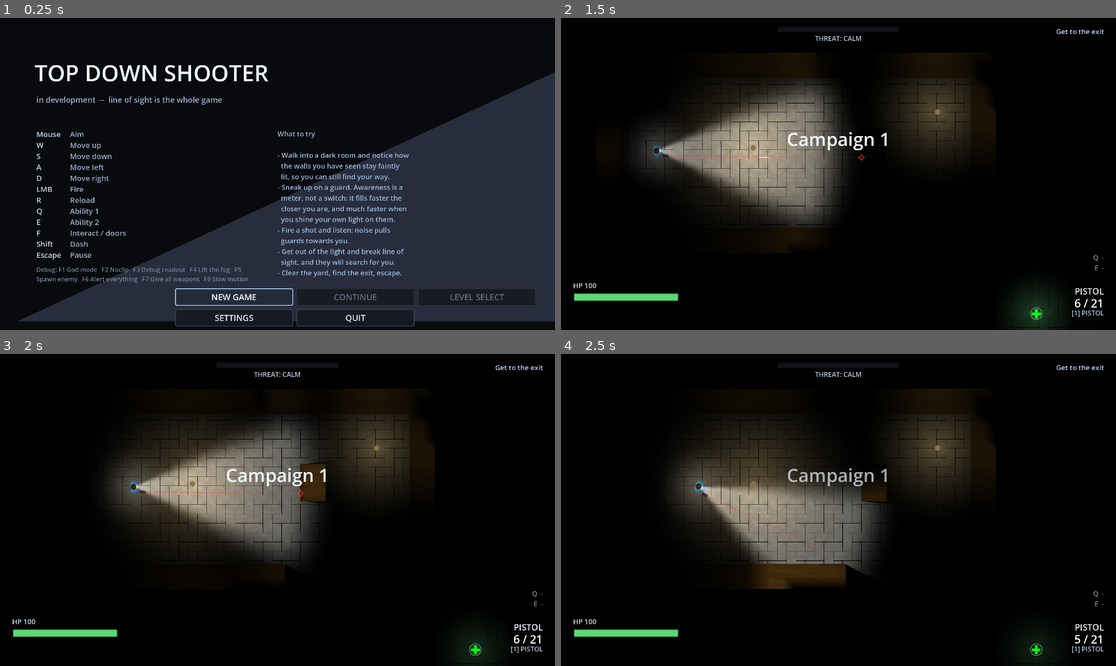
Above: before the commit, frames 1-4 (two rows, left to right).
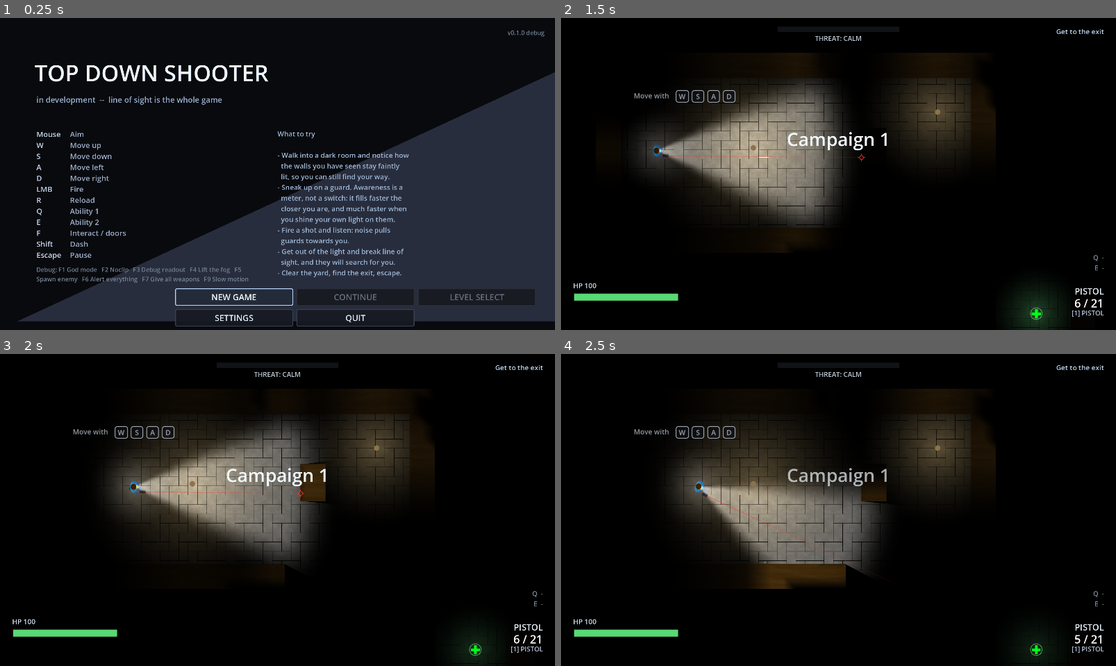
Above: after the commit, the same moments.

Repository: ThunderComplex/irregoulash
Game: Godot game, scene res://src/ui/title_screen.tscn
Two runs of this game, one before a commit and one after it. Both use one fixed random seed, a clock stepped at 60 frames per second and the inputs below.
Inputs (mouse positions are in pixels of both pictures, inside the frame that each line leads up to):
- Up to frame 1 (0.25 s): no input
- Up to frame 2 (1.5 s): click "NEW GAME" at 0.5 s; tap Enter (ui_accept) at 1.25 s; move the mouse to (960, 158) at 1.27 s; press the mouse at (960, 158) at 1.28 s; hold D (move_right) from 1.28 s (still down)
- Up to frame 3 (2 s): keep holding D (move_right); tap Enter (ui_accept) at 1.52 s; tap F (interact) at 1.55 s
- Up to frame 4 (2.5 s): release D (move_right) at 2 s; release the mouse at (960, 494) at 2 s; drag from (727, 525) to (1038, 650) at 2.02 s

The runs differ from the first frame. In frame 1, less than 0.1% of the frame differs, in the area x 91-99%, y 4-7%; in frame 2, 0.2%, in the area x 13-32%, y 22-28%; in frame 3, 0.2%; in frame 4, 0.2%.

Commit message:
hints and release blockers

Diff:
--- a/dev/probe.gd
+++ b/dev/probe.gd
@@ -1306,6 +1306,28 @@
 	## from its centre -- the old way (along the aim, from the muzzle in the right hand) and the new
 	## (from the muzzle to the aim point) -- where the aim line's crosshair lands, and whether shots
 	## actually hit. Run against `dev/surface_lab.tscn`.
+	## Floor hints: a FloorText and KeyHints near the player, one far out in the dark, then the same with
+	## Interact rebound to E. Also checks the binding rules: no F-keys for game actions, no cheats in the
+	## Controls list. Run against `dev/surface_lab.tscn`.
+	"floor_hints": [
+		{
+			"god": true,
+			"zoom": 1.5,
+			"spawn_hints": true,
+			"wait": 0.4,
+			"binding_rules_report": true,
+			"shot": "floor_hints_01",
+		},
+		{
+			"rebind_interact_e": true,
+			"wait": 0.2,
+			"shot": "floor_hints_02_rebound",
+		},
+		{
+			"reset_bindings": true,
+			"wait": 0.1,
+		},
+	],
 	"aim_line": [
 		{
 			"god": true,
@@ -4209,6 +4231,45 @@
 					spawned.name = "Probe_" + key.replace("/", "_")
 					GameDirector.spawn_parent().add_child(spawned)
 					spawned.global_position = near.global_position + step["spawn_archetypes"][key]
+		if step.has("spawn_hints"):
+			var at: Player = GameDirector.valid_player()
+			if at != null:
+				var sign_ := (load("res://src/levels/hints/floor_text.tscn") as PackedScene).instantiate() as FloorText
+				sign_.text = "Lights off.
+Stay out of their sight."
+				GameDirector.current_level.add_child(sign_)
+				sign_.global_position = at.global_position + Vector2(0.0, -90.0)
+				var hint := (load("res://src/levels/hints/key_hint.tscn") as PackedScene).instantiate() as KeyHint
+				hint.action = "interact"
+				hint.text = "Open doors"
+				GameDirector.current_level.add_child(hint)
+				hint.global_position = at.global_position + Vector2(0.0, 70.0)
+				var fire_hint := KeyHint.new()
+				fire_hint.action = "fire"
+				fire_hint.text = "Shoot"
+				GameDirector.current_level.add_child(fire_hint)
+				fire_hint.global_position = at.global_position + Vector2(-260.0, 110.0)
+				var dark := FloorText.new()
+				dark.text = "out here in the dark"
+				GameDirector.current_level.add_child(dark)
+				dark.global_position = at.global_position + Vector2(-300.0, -160.0)
+		if step.has("binding_rules_report"):
+			var before: String = GameInput.describe_action("interact")
+			var f5 := InputEventKey.new()
+			f5.physical_keycode = KEY_F5
+			GameInput.rebind("interact", f5)
+			print("[probe]   interact before %s, after trying F5: %s (reserved=%s)" % [before,
+				GameInput.describe_action("interact"), GameInput.is_reserved(f5)])
+			print("[probe]   controls groups: %s; cheats enabled: %s" % [str(GameInput.groups()),
+				GameInput.cheats_enabled()])
+			print("[probe]   version: %s" % BuildInfo.version_text())
+		if step.has("rebind_interact_e"):
+			var e := InputEventKey.new()
+			e.physical_keycode = KEY_E
+			GameInput.rebind("interact", e)
+			print("[probe]   interact now %s" % GameInput.describe_action("interact"))
+		if step.has("reset_bindings"):
+			GameInput.reset_action("interact")
 		if step.has("spawn_enemies"):
 			var level: Node = GameDirector.current_level
 			if level != null and level.has_method("debug_spawn_enemy"):
--- a/project.godot
+++ b/project.godot
@@ -11,6 +11,7 @@
 [application]
 
 config/name="topdown-shooter"
+config/version="0.1.0"
 run/main_scene="res://src/ui/title_screen.tscn"
 config/features=PackedStringArray("4.7", "Forward Plus")
 config/icon="res://icon.svg"
--- a/src/autoload/game_director.gd
+++ b/src/autoload/game_director.gd
@@ -63,6 +63,9 @@
 func _maybe_spawn_dev_probe() -> void:
 	for arg: String in OS.get_cmdline_user_args():
 		if arg.begins_with("--probe"):
+			# Release exports leave `dev/` out (see the export filters), so this finds nothing there.
+			if not ResourceLoader.exists("res://dev/probe.gd"):
+				return
 			var script := load("res://dev/probe.gd") as GDScript
 			if script == null:
 				return
@@ -377,6 +380,9 @@
 	if run_active and event.is_action_pressed(&"pause"):
 		toggle_pause()
 		get_viewport().set_input_as_handled()
+	elif not GameInput.cheats_enabled():
+		# Belt and braces: a release build has no keys on the cheats either (see `GameInput._apply`).
+		return
 	elif event.is_action_pressed(&"debug_god"):
 		god_mode = not god_mode
 		announce_message("God mode %s" % ("ON" if god_mode else "off"), Color(1, 0.8, 0.3))
--- a/src/autoload/game_input.gd
+++ b/src/autoload/game_input.gd
@@ -23,7 +23,8 @@
 const BINDINGS_FILE: String = "bindings.cfg"
 
 ## How every action is presented, in display order. `group` is the section heading in the rebinding UI.
-## Debug actions share the same machinery: they are simply their own group, hidden outside debug builds.
+## Debug actions (the cheats) share the same machinery but are their own group: never listed for
+## rebinding, and with no events at all outside a debug build -- see `cheats_enabled`.
 const META: Dictionary = {
 	"move_up": {"label": "Move up", "group": "Movement"},
 	"move_down": {"label": "Move down", "group": "Movement"},
@@ -131,6 +132,12 @@
 	"debug_slowmo": [{"type": "key", "code": KEY_F9}],
 }
 
+const DEBUG_GROUP: String = "Debug"
+## Function keys belong to the debug keys. No other action may be bound to one, in any build, so a
+## cheat can never share a key with a game action and the defaults never have to move.
+const RESERVED_KEY_FIRST: Key = KEY_F1
+const RESERVED_KEY_LAST: Key = KEY_F12
+
 ## Actions the title screen lists. A subset: the HUD already shows the weapon slots, and the debug keys
 ## only appear in a debug build. Aim is not an action (yet) -- it follows the mouse.
 const TITLE_ACTIONS: Array[String] = [
@@ -271,8 +278,11 @@
 ## Replaces one action's bindings with `events` outright. Used by tools and tests; the menu uses
 ## `rebind()`, which keeps the other device's bindings.
 func set_action_events(action: String, events: Array[InputEvent]) -> void:
-	if not META.has(action):
-		return
+	if not META.has(action) or is_debug_action(action):
+		return
+	for event: InputEvent in events:
+		if is_reserved(event):
+			return
 	var specs: Array = _specs_from_events(events)
 	if specs.is_empty():
 		return
@@ -289,7 +299,7 @@
 ## mouse away from Fire when a pad player moves it to a face button, and take the pad away from a
 ## keyboard player who presses a key. One action, one binding per device, is the rule the menu shows.
 func rebind(action: String, event: InputEvent) -> void:
-	if not META.has(action):
+	if not META.has(action) or is_debug_action(action) or is_reserved(event):
 		return
 	var new_spec: Dictionary = spec_from_event(event)
 	if new_spec.is_empty():
@@ -345,6 +355,10 @@
 	if InputMap.has_action(action):
 		InputMap.erase_action(action)
 	InputMap.add_action(action, 0.25)
+	# A release build still has the cheat actions, so code asking about them stays valid, but nothing
+	# can trigger them.
+	if is_debug_action(action) and not cheats_enabled():
+		return
 	for spec: Variant in specs:
 		if not (spec is Dictionary):
 			continue
@@ -370,6 +384,30 @@
 				if events_match(candidate, existing):
 					return other
 	return ""
+
+
+## Cheats only exist in debug builds (the editor, and debug exports). A release export has the actions
+## but no keys on them, and `GameDirector` ignores them too.
+func cheats_enabled() -> bool:
+	return OS.is_debug_build()
+
+
+static func is_debug_action(action: String) -> bool:
+	return String((META.get(action, {}) as Dictionary).get("group", "")) == DEBUG_GROUP
+
+
+## True for a key no game action may use (F1-F12, which belong to the debug keys).
+func is_reserved(event: InputEvent) -> bool:
+	if not (event is InputEventKey):
+		return false
+	var key: InputEventKey = event
+	var code: Key = key.physical_keycode if key.physical_keycode != KEY_NONE else key.keycode
+	return code >= RESERVED_KEY_FIRST and code <= RESERVED_KEY_LAST
+
+
+func _spec_reserved(spec: Dictionary) -> bool:
+	var event: InputEvent = event_from_spec(spec)
+	return event != null and is_reserved(event)
 
 
 ## Whether two events would mean the same press. Compared field by field rather than with `is_match`,
@@ -513,13 +551,13 @@
 	return String(meta.get("label", action))
 
 
-## Group headings in display order. Debug is hidden in a release build: those keys exist, but a player
-## has no reason to rebind them and every reason not to be shown them.
+## Group headings in display order, for the rebinding UI. Never the debug group: the cheats keep their
+## fixed F-keys and are not the player's to move.
 func groups() -> Array[String]:
 	var out: Array[String] = []
 	for action: String in META:
 		var group: String = String((META[action] as Dictionary).get("group", ""))
-		if group == "Debug" and not OS.is_debug_build():
+		if group == DEBUG_GROUP:
 			continue
 		if not out.has(group):
 			out.append(group)
@@ -546,7 +584,7 @@
 ## The debug keys on one line, so the title screen can mention them without a nine-row table.
 func debug_short_text() -> String:
 	var parts: Array[String] = []
-	for action: String in actions_in("Debug"):
+	for action: String in actions_in(DEBUG_GROUP):
 		parts.append("%s %s" % [describe_action(action), action_label(action)])
 	return "   ".join(parts)
 
@@ -579,14 +617,15 @@
 	if config.load(BINDINGS_PATH) != OK:
 		return
 	for action: String in META:
-		if not config.has_section_key("bindings", action):
+		if is_debug_action(action) or not config.has_section_key("bindings", action):
 			continue
 		var stored: Variant = config.get_value("bindings", action, [])
 		if not (stored is Array):
 			continue
 		var specs: Array = []
 		for entry: Variant in stored:
-			if entry is Dictionary and event_from_spec(entry) != null:
+			# A function key saved before they were reserved falls back to the default.
+			if entry is Dictionary and event_from_spec(entry) != null and not _spec_reserved(entry):
 				specs.append(entry)
 		if not specs.is_empty():
 			_overrides[action] = specs
--- /dev/null
+++ b/src/common/build_info.gd
@@ -0,0 +1,18 @@
+class_name BuildInfo
+## The build's version, as testers should quote it in feedback.
+##
+## The number lives in Project Settings > Application > Config > Version (`application/config/version`).
+## The Windows export reads the same setting for the exe's file and product version (its own fields are
+## left empty), so bumping it once before an export updates the exe, the title screen and the pause menu.
+
+const FALLBACK: String = "0.0.0"
+
+
+static func version() -> String:
+	var value: String = String(ProjectSettings.get_setting("application/config/version", ""))
+	return value if not value.is_empty() else FALLBACK
+
+
+## "v0.1.0", plus "debug" for a debug build, so a report from an editor run can't pass for a release.
+static func version_text() -> String:
+	return "v%s%s" % [version(), "" if not OS.is_debug_build() else " debug"]
--- /dev/null
+++ b/src/levels/hints/floor_text.gd
@@ -0,0 +1,72 @@
+@tool
+class_name FloorText
+extends Node2D
+## Text painted on the floor: a sign, a tutorial line, a joke. Place it anywhere in a level (Add Child
+## Node > FloorText), type the text in the inspector, rotate and scale it like any node.
+##
+## It is always visible, lit or not: the level's black fog does not hide it, so it can teach the player
+## something before they have seen the room. It sits on the floor -- under pickups, actors and walls --
+## so anything standing on it covers it, the way real floor paint would.
+##
+## See `KeyHint` for a line that shows the key bound to an action.
+
+## The text. Several lines are fine; each is centred on the node.
+@export_multiline var text: String = "Text":
+	set(value):
+		text = value
+		queue_redraw()
+@export_range(6, 96, 1) var font_size: int = 18:
+	set(value):
+		font_size = value
+		queue_redraw()
+## Translucent by default, so it reads as paint on the floor rather than as a HUD element.
+@export var color: Color = Color(0.82, 0.86, 0.92, 0.7):
+	set(value):
+		color = value
+		queue_redraw()
+## A dark edge around the letters, so the text reads on any floor texture. 0 for none.
+@export_range(0, 16, 1) var outline_size: int = 4:
+	set(value):
+		outline_size = value
+		queue_redraw()
+@export var outline_color: Color = Color(0.0, 0.0, 0.0, 0.55):
+	set(value):
+		outline_color = value
+		queue_redraw()
+
+
+func _ready() -> void:
+	setup_floor_canvas(self)
+
+
+## The draw settings both floor hints share: on the floor's depth, and unaffected by the fog.
+static func setup_floor_canvas(item: CanvasItem) -> void:
+	item.z_as_relative = false
+	# Above decals (blood is painted on the floor too, and should not hide a hint), below pickups and
+	# everything that moves.
+	item.z_index = Layers.Z_DECAL + 1
+	var unshaded := CanvasItemMaterial.new()
+	unshaded.light_mode = CanvasItemMaterial.LIGHT_MODE_UNSHADED
+	item.material = unshaded
+
+
+func _draw() -> void:
+	draw_centered_lines(self, text, font_size, color, outline_size, outline_color, Vector2.ZERO)
+
+
+## Draws `text` line by line, each line centred horizontally on `center.x`, the whole block centred
+## vertically on `center.y`.
+static func draw_centered_lines(item: CanvasItem, text_: String, size: int, fill: Color, outline: int,
+		outline_fill: Color, center: Vector2) -> void:
+	var font: Font = ThemeDB.fallback_font
+	var lines: PackedStringArray = text_.split("\n")
+	var line_height: float = font.get_height(size)
+	var top: float = center.y - line_height * float(lines.size()) * 0.5
+	for i: int in lines.size():
+		var line: String = lines[i]
+		var width: float = font.get_string_size(line, HORIZONTAL_ALIGNMENT_LEFT, -1, size).x
+		var baseline := Vector2(center.x - width * 0.5, top + line_height * float(i) + font.get_ascent(size))
+		if outline > 0:
+			item.draw_string_outline(font, baseline, line, HORIZONTAL_ALIGNMENT_LEFT, -1, size, outline,
+				outline_fill)
+		item.draw_string(font, baseline, line, HORIZONTAL_ALIGNMENT_LEFT, -1, size, fill)
--- /dev/null
+++ b/src/levels/hints/floor_text.tscn
@@ -0,0 +1,6 @@
+[gd_scene format=3]
+
+[ext_resource type="Script" uid="uid://bbvpbc4bswg7t" path="res://src/levels/hints/floor_text.gd" id="1_floor_text"]
+
+[node name="FloorText" type="Node2D"]
+script = ExtResource("1_floor_text")
--- /dev/null
+++ b/src/levels/hints/key_hint.gd
@@ -0,0 +1,113 @@
+@tool
+class_name KeyHint
+extends Node2D
+## A key cap painted on the floor, showing whatever the player has bound to an action, with an optional
+## line of text beside it: "[F] Open doors". Pick the action in the inspector; in game the cap shows the
+## player's own binding, and the pad button once they pick up a controller, so a rebind can never leave
+## a hint lying about the keys.
+##
+## In the editor it shows the default keyboard binding. Always visible and drawn on the floor, like
+## `FloorText`.
+
+const GameInputScript: GDScript = preload("res://src/autoload/game_input.gd")
+## Actions not offered in the inspector besides the cheats: the right stick's four directions (aim is
+## the mouse on a keyboard).
+const HIDDEN_ACTIONS: Array[String] = ["aim_left", "aim_right", "aim_up", "aim_down"]
+const CAP_PADDING: Vector2 = Vector2(8.0, 3.0)
+## Space between the cap and the text, in units of the font size.
+const GAP: float = 0.55
+
+## The action whose key is shown (the list in the inspector is `GameInput.META`).
+@export var action: String = "interact":
+	set(value):
+		action = value
+		queue_redraw()
+## Shown to the right of the key cap. Empty for the cap alone.
+@export var text: String = "":
+	set(value):
+		text = value
+		queue_redraw()
+@export_range(6, 96, 1) var font_size: int = 18:
+	set(value):
+		font_size = value
+		queue_redraw()
+## The text, the key's name and the cap's border.
+@export var color: Color = Color(0.82, 0.86, 0.92, 0.75):
+	set(value):
+		color = value
+		queue_redraw()
+## The cap's fill.
+@export var cap_color: Color = Color(0.05, 0.06, 0.08, 0.6):
+	set(value):
+		cap_color = value
+		queue_redraw()
+@export_range(0, 16, 1) var outline_size: int = 4:
+	set(value):
+		outline_size = value
+		queue_redraw()
+@export var outline_color: Color = Color(0.0, 0.0, 0.0, 0.55):
+	set(value):
+		outline_color = value
+		queue_redraw()
+
+
+func _validate_property(property: Dictionary) -> void:
+	if property.name == "action":
+		var names: PackedStringArray = []
+		for name_: String in GameInputScript.META:
+			if hint_action(name_):
+				names.append(name_)
+		property.hint = PROPERTY_HINT_ENUM
+		property.hint_string = ",".join(names)
+
+
+static func hint_action(name_: String) -> bool:
+	return not GameInputScript.is_debug_action(name_) and not HIDDEN_ACTIONS.has(name_)
+
+
+func _ready() -> void:
+	FloorText.setup_floor_canvas(self)
+	if Engine.is_editor_hint():
+		return
+	GameInput.bindings_changed.connect(queue_redraw)
+	GameInput.device_changed.connect(func(_gamepad: bool) -> void: queue_redraw())
+
+
+## What the cap says right now: the live binding in game, the default keyboard binding in the editor.
+func key_text() -> String:
+	if not GameInputScript.META.has(action):
+		return "?"
+	if not Engine.is_editor_hint():
+		return GameInput.describe_for_device(action)
+	for spec: Variant in GameInputScript.DEFAULT_SPECS.get(action, []):
+		var event: InputEvent = GameInputScript.event_from_spec(spec)
+		if event is InputEventKey or event is InputEventMouseButton:
+			return GameInputScript.describe(event)
+	return "?"
+
+
+func _draw() -> void:
+	var font: Font = ThemeDB.fallback_font
+	var key: String = key_text()
+	var key_width: float = font.get_string_size(key, HORIZONTAL_ALIGNMENT_LEFT, -1, font_size).x
+	var cap_height: float = font.get_height(font_size) + CAP_PADDING.y * 2.0
+	# A single letter gets a square cap; "Space" and "LMB" stretch it.
+	var cap_width: float = maxf(key_width + CAP_PADDING.x * 2.0, cap_height)
+	var gap: float = GAP * float(font_size)
+	var text_width: float = 0.0
+	if not text.is_empty():
+		text_width = gap + font.get_string_size(text, HORIZONTAL_ALIGNMENT_LEFT, -1, font_size).x
+	# Cap and text together are centred on the node.
+	var cap := Rect2(-(cap_width + text_width) * 0.5, -cap_height * 0.5, cap_width, cap_height)
+
+	var box := StyleBoxFlat.new()
+	box.bg_color = cap_color
+	box.border_color = color
+	box.set_border_width_all(maxi(1, int(round(float(font_size) / 10.0))))
+	box.set_corner_radius_all(int(round(cap_height * 0.2)))
+	box.anti_aliasing = true
+	draw_style_box(box, cap)
+	FloorText.draw_centered_lines(self, key, font_size, color, 0, outline_color, cap.get_center())
+	if not text.is_empty():
+		FloorText.draw_centered_lines(self, text, font_size, color, outline_size, outline_color,
+			Vector2(cap.end.x + gap + (text_width - gap) * 0.5, 0.0))
--- /dev/null
+++ b/src/levels/hints/key_hint.tscn
@@ -0,0 +1,6 @@
+[gd_scene format=3]
+
+[ext_resource type="Script" uid="uid://clxh2v7rw2nmq" path="res://src/levels/hints/key_hint.gd" id="1_key_hint"]
+
+[node name="KeyHint" type="Node2D"]
+script = ExtResource("1_key_hint")
--- a/src/levels/level_campaign_01.tscn
+++ b/src/levels/level_campaign_01.tscn
@@ -9,8 +9,10 @@
 [ext_resource type="Script" uid="uid://tdmd7rqbsvoa" path="res://src/levels/patrol_route.gd" id="5_un6eu"]
 [ext_resource type="PackedScene" path="res://src/levels/exit_zone.tscn" id="6_exit"]
 [ext_resource type="PackedScene" path="res://src/enemies/enemy.tscn" id="7_lxqdr"]
-
-[sub_resource type="ShaderMaterial" id="ShaderMaterial_un6eu"]
+[ext_resource type="PackedScene" path="res://src/levels/hints/floor_text.tscn" id="10_lxqdr"]
+[ext_resource type="PackedScene" path="res://src/levels/hints/key_hint.tscn" id="11_i28rg"]
+
+[sub_resource type="ShaderMaterial" id="ShaderMaterial_x1511"]
 shader = ExtResource("2_awj53")
 shader_parameter/albedo = ExtResource("3_un6eu")
 shader_parameter/tile_world = Vector2(96, 96)
@@ -35,6 +37,21 @@
 source_geometry_group_name = &"wall"
 agent_radius = 18.0
 
+[sub_resource type="CanvasItemMaterial" id="CanvasItemMaterial_m2amb"]
+light_mode = 1
+
+[sub_resource type="CanvasItemMaterial" id="CanvasItemMaterial_b6jfj"]
+light_mode = 1
+
+[sub_resource type="CanvasItemMaterial" id="CanvasItemMaterial_p4poh"]
+light_mode = 1
+
+[sub_resource type="CanvasItemMaterial" id="CanvasItemMaterial_idjos"]
+light_mode = 1
+
+[sub_resource type="CanvasItemMaterial" id="CanvasItemMaterial_fp6ow"]
+light_mode = 1
+
 [node name="LevelCampaign" type="Node2D" unique_id=60981112]
 script = ExtResource("1_level")
 level_title = "Campaign 1"
@@ -192,12 +209,14 @@
 [node name="Pickups" type="Node2D" parent="." unique_id=330227706]
 
 [node name="Pickup0" parent="Pickups" unique_id=134755550 instance=ExtResource("5_pickup")]
+texture_filter = 4
 position = Vector2(1192, 732)
 kind = "health"
 weapon_id = "pistol"
 amount = 50
 
 [node name="Pickup1" parent="Pickups" unique_id=230695746 instance=ExtResource("5_pickup")]
+texture_filter = 4
 position = Vector2(2165, 991)
 kind = "upgrade"
 weapon_id = "pistol"
@@ -210,3 +229,40 @@
 visible = false
 navigation_polygon = SubResource("NavigationPolygon_un6eu")
 metadata/navmesh_hash = 921544849
+
+[node name="Hints" type="Node2D" parent="." unique_id=1290317001]
+
+[node name="FloorText" parent="Hints" unique_id=304759490 instance=ExtResource("10_lxqdr")]
+z_index = -4
+z_as_relative = false
+material = SubResource("CanvasItemMaterial_m2amb")
+position = Vector2(206, 173)
+text = "Move with"
+
+[node name="KeyHint" parent="Hints" unique_id=1944429786 instance=ExtResource("11_i28rg")]
+z_index = -4
+z_as_relative = false
+material = SubResource("CanvasItemMaterial_b6jfj")
+position = Vector2(285, 175)
+action = "move_up"
+
+[node name="KeyHint2" parent="Hints" unique_id=1988082060 instance=ExtResource("11_i28rg")]
+z_index = -4
+z_as_relative = false
+material = SubResource("CanvasItemMaterial_p4poh")
+position = Vector2(325, 175)
+action = "move_down"
+
+[node name="KeyHint3" parent="Hints" unique_id=112344670 instance=ExtResource("11_i28rg")]
+z_index = -4
+z_as_relative = false
+material = SubResource("CanvasItemMaterial_idjos")
+position = Vector2(365, 175)
+action = "move_left"
+
+[node name="KeyHint4" parent="Hints" unique_id=485496672 instance=ExtResource("11_i28rg")]
+z_index = -4
+z_as_relative = false
+material = SubResource("CanvasItemMaterial_fp6ow")
+position = Vector2(405, 175)
+action = "move_right"
--- a/src/ui/hud.gd
+++ b/src/ui/hud.gd
@@ -590,6 +590,10 @@
 		HORIZONTAL_ALIGNMENT_CENTER, Color.WHITE)
 	_overlay_body = _label(_overlay, Control.PRESET_CENTER, -400.0, -80.0, 400.0, 40.0, 20,
 		HORIZONTAL_ALIGNMENT_CENTER, Color(0.85, 0.9, 0.95))
+	# On every overlay (pause, death, victory), so a tester's screenshot says which build it was.
+	var version := _label(_overlay, Control.PRESET_BOTTOM_RIGHT, -280.0, -40.0, -20.0, -14.0, 14,
+		HORIZONTAL_ALIGNMENT_RIGHT, Color(0.55, 0.6, 0.68))
+	version.text = BuildInfo.version_text()
 
 	# Paused menu, centred under the stats line. Horizontally it has to be worked out from the viewport:
 	# the title and the stats are anchored to the centre (so they follow a resize), but a `MenuList` is
--- a/src/ui/settings_menu.gd
+++ b/src/ui/settings_menu.gd
@@ -559,6 +559,10 @@
 func _try_bind(event: InputEvent) -> void:
 	var action: String = _capture_action
 	var events: Array[InputEvent] = [event]
+	if GameInput.is_reserved(event):
+		_status("F1-F12 are reserved", Color(0.95, 0.55, 0.45))
+		_finish_capture()
+		return
 	var conflict: String = GameInput.conflict_for(action, events)
 	if not conflict.is_empty():
 		# Refused rather than accepted: two actions on one key is a bug the player cannot see, and the
--- a/src/ui/title_screen.gd
+++ b/src/ui/title_screen.gd
@@ -171,6 +171,10 @@
 	_label(Vector2(84.0, 176.0), Vector2(1100.0, 40.0),
 		"in development  --  line of sight is the whole game", 18,
 		Color(0.6, 0.68, 0.8))
+
+	# Testers quote this in feedback; see `BuildInfo`.
+	_label(Vector2(1000.0, 24.0), Vector2(256.0, 24.0), BuildInfo.version_text(), 14,
+		Color(0.45, 0.5, 0.58), HORIZONTAL_ALIGNMENT_RIGHT)
 
 	# Generated from the live input map, so a rebind cannot leave this text lying about what the keys do.
 	_controls_block(Vector2(84.0, 256.0))
Not shown, changed: assets/sfx/cast_lightning.wav.import
Not shown, changed: export_presets.cfg
Not shown, added: src/common/build_info.gd.uid
Not shown, added: src/levels/hints/floor_text.gd.uid
Not shown, added: src/levels/hints/key_hint.gd.uid
Not shown: 1 places in src/levels/level_campaign_01.tscn that only renumber resources
Not shown, added: assets/sfx/cast_lightning.wav
Not shown, changed: docs/LEVEL_AUTHORING.md
